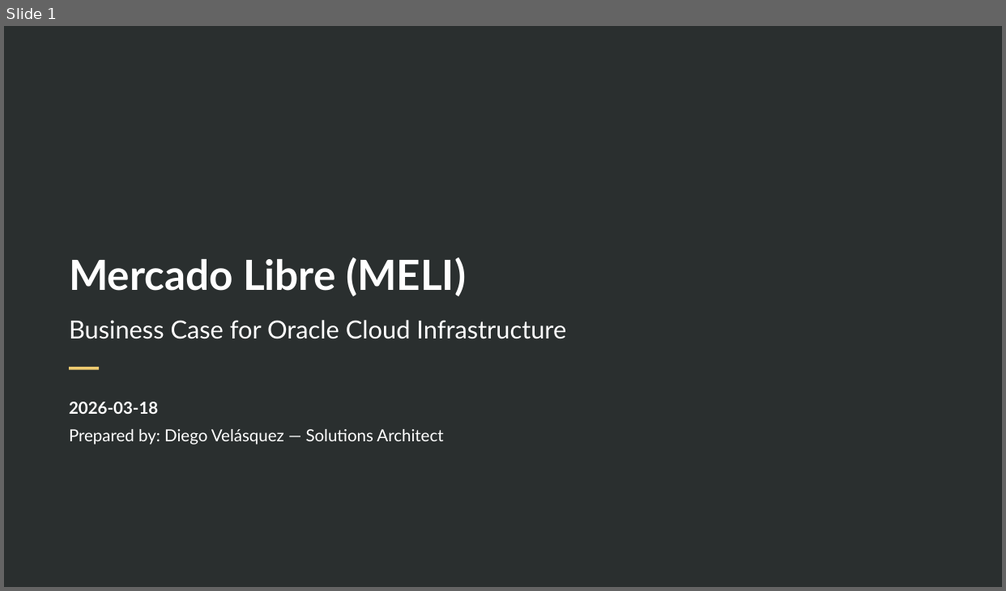
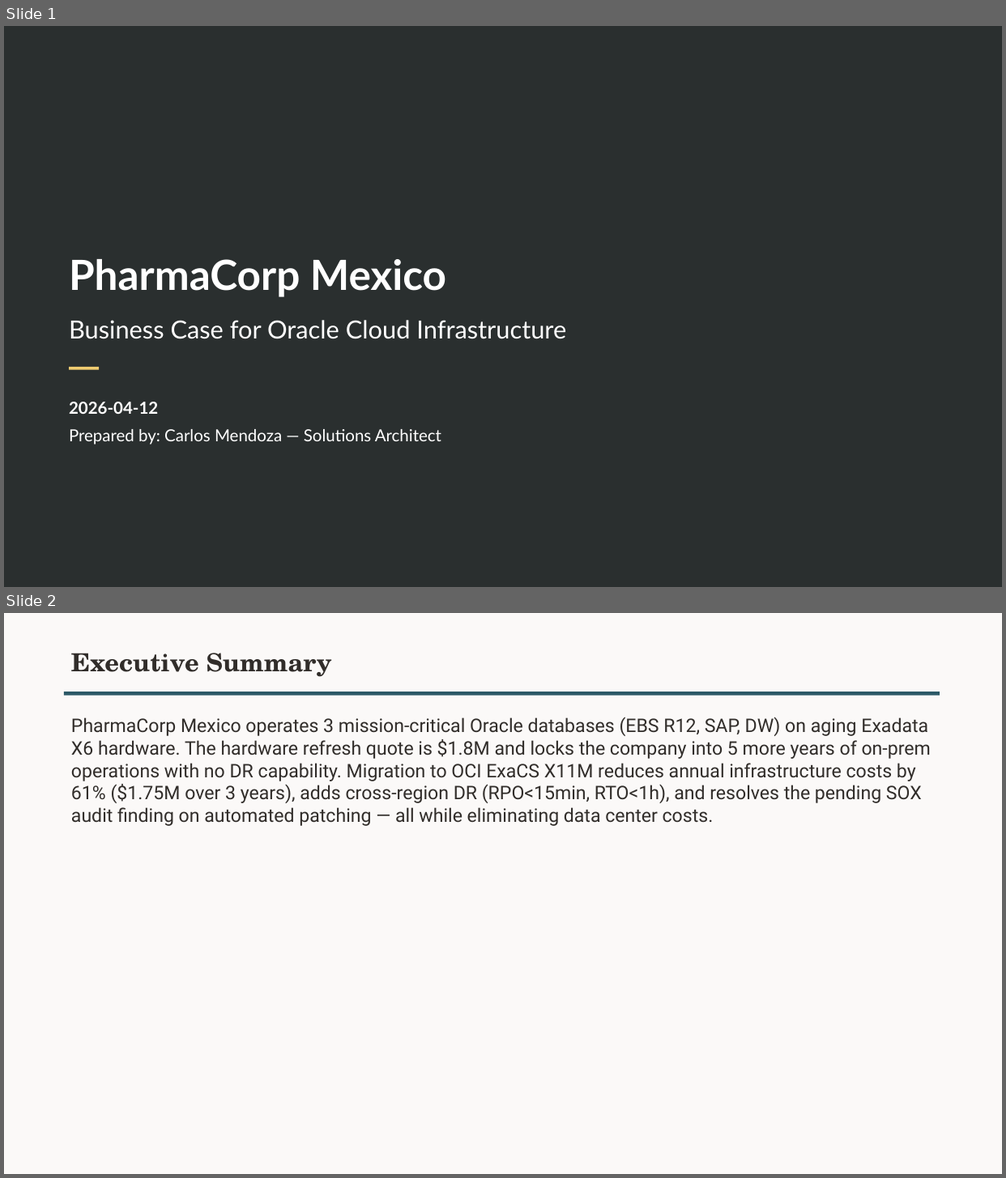
Before and after one commit to Diegoecab/oci-deal-accelerator, a slide deck: examples/output-demo-pharma-mx/opt08-business-case.pptx. Shown one above the other, each under a label of ours: slide 1 before the commit, slides 1 and 2 after it. The pictures are 1006x591 and 1006x1178 pixels, drawn with LibreOffice and Linux fonts; fonts in the diff are those of the drawing; background and template pictures are left out. Boxes give left, top, right and bottom in pixels: in the first picture for what was removed or moved away, otherwise in the second. Text is boxed around its words. In the diff, an @@ line names an element or a change of style, - is before the commit and + after.

```diff
--- a/examples/output-demo-pharma-mx/opt08-business-case.pptx
+++ b/examples/output-demo-pharma-mx/opt08-business-case.pptx
@@ slide 2 added at bbox=[4, 613, 1002, 1174], background #FBF9F8 @@
@@ text added at bbox=[71, 653, 332, 677], 24 pt, text #312D2A, bold @@
+Executive Summary
@@ rectangle added at bbox=[64, 692, 940, 696], fill #2C5967 @@
@@ text added at bbox=[71, 717, 931, 826], 18 pt, text #312D2A @@
+PharmaCorp Mexico operates 3 mission-critical Oracle databases (EBS R12, SAP, DW) on aging Exadata X6 hardware. The hardware refresh quote is $1.8M and locks the company into 5 more years of on-prem operations with no DR capability. Migration to OCI ExaCS X11M reduces annual infrastructure costs by 61% ($1.75M over 3 years), adds cross-region DR (RPO<15min, RTO<1h), and resolves the pending SOX audit finding on automated patching — all while eliminating data center costs.
@@ slide 1 changed as well @@
@@ title at bbox=[69, 259, 446, 297]: text changed @@
-Mercado Libre (MELI)
+PharmaCorp Mexico
@@ text at bbox=[69, 402, 158, 414]: text changed @@
-2026-03-18
+2026-04-12
@@ text at bbox=[69, 429, 441, 445]: text changed @@
-Prepared by: Diego Velásquez — Solutions Architect
+Prepared by: Carlos Mendoza — Solutions Architect
```
Also in this commit, not shown: 2 other slides changed, 5 other slides added, 7 slides removed, 4 other files.
